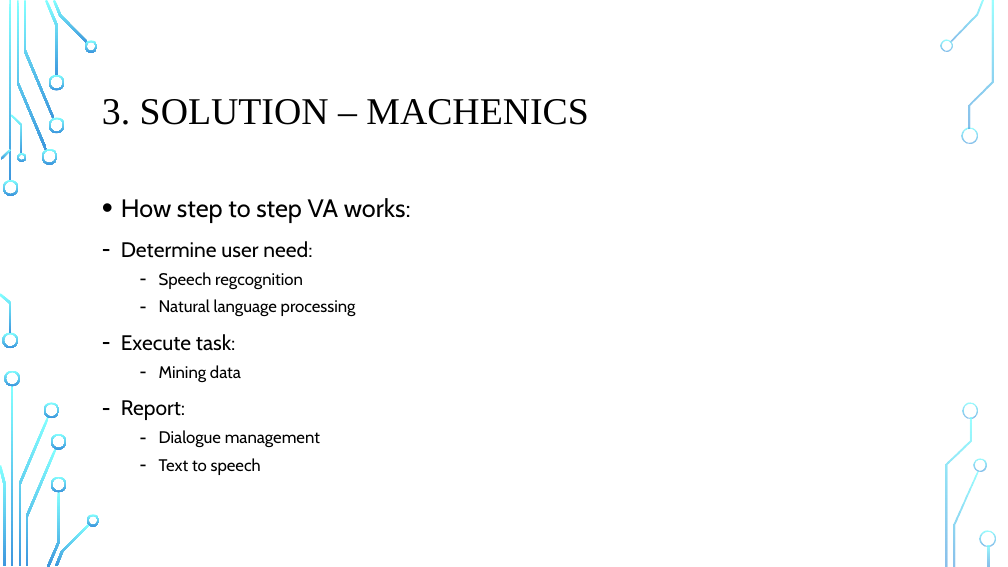
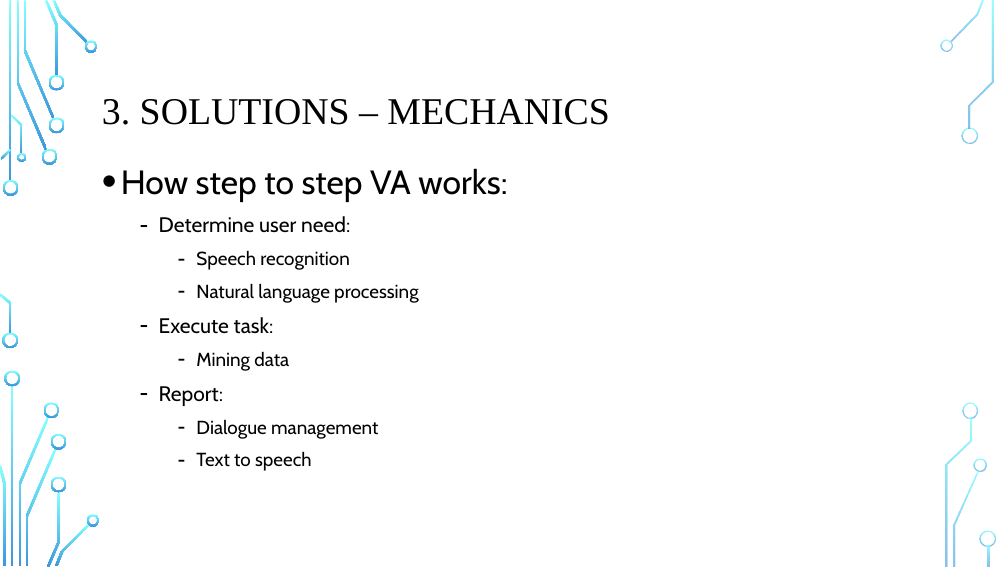
Before and after one commit to VNeseTalkingBush/IIT_asm_3, a slide deck: slide 4 of Group6_IIT_A3_Presentation.pptx. Drawn at 1008x567 pixels with LibreOffice and Linux fonts; fonts in the diff are those of the drawing; background and template pictures are left out. Boxes give left, top, right and bottom in pixels: in the first picture for what was removed or moved away, otherwise in the second. Text is boxed around its words. In the diff, an @@ line names an element or a change of style, - is before the commit and + after.

Commit message:
update

```diff
--- a/Group6_IIT_A3_Presentation.pptx
+++ b/Group6_IIT_A3_Presentation.pptx
@@ title at [102,99,609,125]: text changed @@
-3. SOLUTION – MACHENICS
+3. SOLUTIONS – MECHANICS
@@ text "How step to step VA ...": place and size @@
-text "How step to step VA ..." at [121,198,411,475]
+text "How step to step VA ..." at [121,168,507,471]
@@ text at [121,168,507,471]: size 24 to 32 pt in "How step to step VA works:"; size 16 to 18 pt in "Natural language processing", "Mining data", "Dialogue management", "Text to speech"; line spacing 1.1 to 1.2; list level 1 to 2 in "Determine user need:"; list level 2 to 3 in "Natural language processing"; list level 1 to 2 in "Execute task:"; list level 2 to 3 in "Mining data"; list level 1 to 2 in "Report:"; list level 2 to 3 in "Dialogue management"; list level 2 to 3 in "Text to speech" @@
@@ text at [196,250,350,270]: text changed; size 16 to 18 pt @@
-  – Speech regcognition
+    – Speech recognition
```
Also in this commit, not shown: 2 other slides changed, 2 slides added, 2 slides removed.
